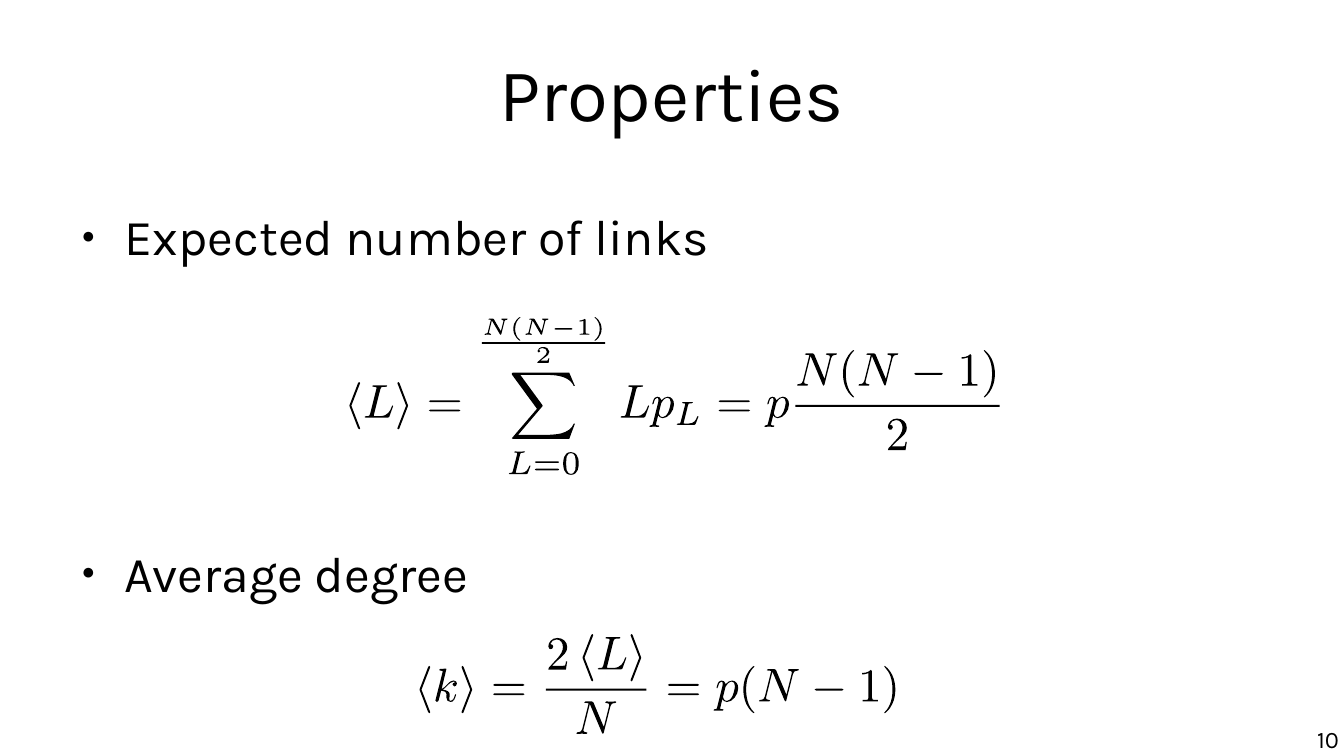
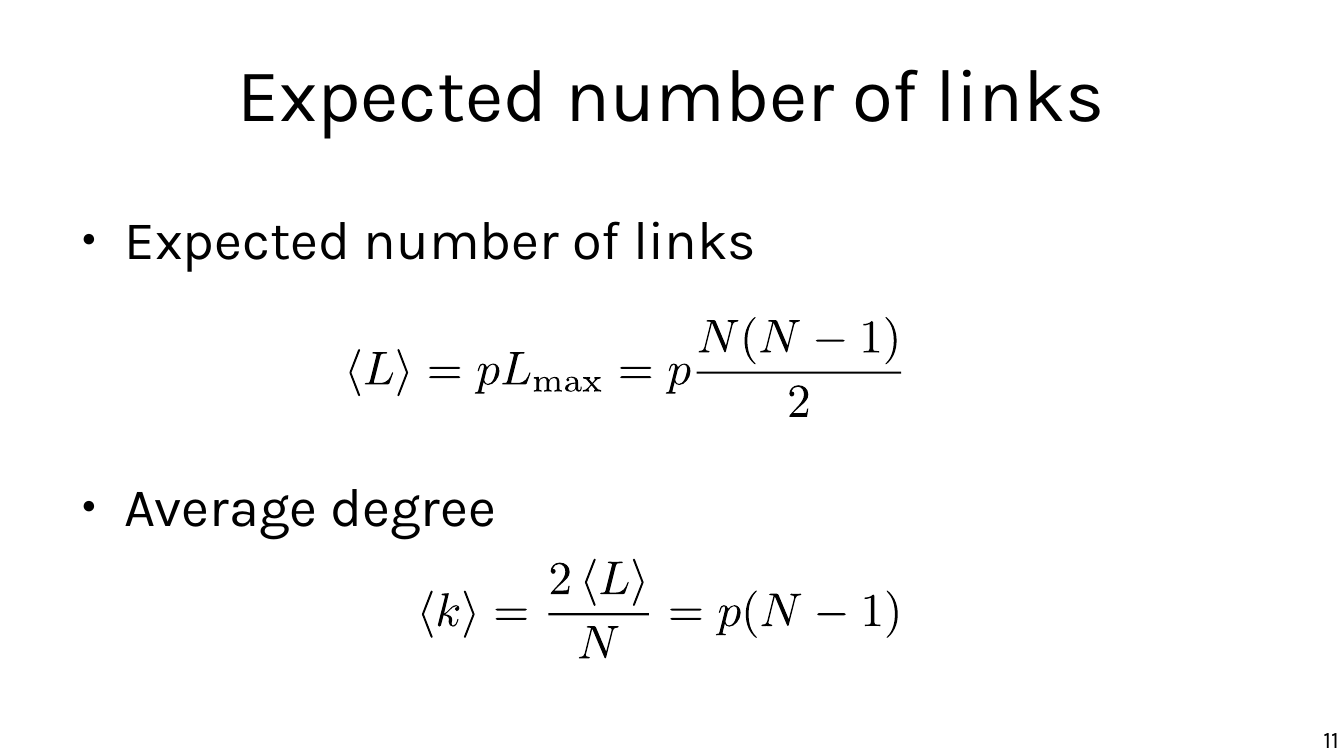
Before and after one commit to chatox/networks-science-course, a slide deck: slide 11 of theory/tt03_random_networks.odp (slide 10 before the commit). Drawn at 1344x756 pixels with LibreOffice and Linux fonts; fonts in the diff are those of the drawing. Boxes give left, top, right and bottom in pixels: in the first picture for what was removed or moved away, otherwise in the second. Text is boxed around its words. In the diff, an @@ line names an element or a change of style, - is before the commit and + after.

```diff
--- a/theory/tt03_random_networks.odp
+++ b/theory/tt03_random_networks.odp
@@ title at (x1=237, y1=69, x2=1105, y2=139): text changed @@
-Properties
+Expected number of links
@@ text "Expected number of links" at (x1=125, y1=221, x2=756, y2=540): size 29.6 to 32 pt @@
@@ freeform shape moved from (x1=859, y1=354, x2=899, y2=387) to (x1=699, y1=321, x2=739, y2=354) @@
@@ freeform shape moved from (x1=984, y1=350, x2=995, y2=398) to (x1=745, y1=317, x2=756, y2=365) @@
@@ freeform shape moved from (x1=798, y1=354, x2=838, y2=387) to (x1=760, y1=321, x2=800, y2=354) @@
@@ 4 freeform shapes moved together from (x1=718, y1=354, x2=1000, y2=411) to (x1=620, y1=321, x2=901, y2=378) @@
@@ freeform shape moved from (x1=843, y1=350, x2=854, y2=398) to (x1=885, y1=317, x2=896, y2=365) @@
@@ freeform shape moved from (x1=621, y1=385, x2=649, y2=418) to (x1=502, y1=352, x2=531, y2=385) @@
@@ 4 freeform shapes moved together from (x1=350, y1=382, x2=461, y2=429) to (x1=350, y1=349, x2=461, y2=396) @@
@@ freeform shape resized from (x1=484, y1=318, x2=507, y2=334) to (x1=474, y1=363, x2=499, y2=394) @@
@@ freeform shape resized from (x1=526, y1=318, x2=549, y2=334) to (x1=534, y1=377, x2=562, y2=391) @@
@@ freeform shape resized from (x1=538, y1=348, x2=550, y2=363) to (x1=565, y1=377, x2=582, y2=391) @@
@@ freeform shape resized from (x1=579, y1=320, x2=589, y2=335) to (x1=583, y1=377, x2=601, y2=391) @@
@@ freeform shape moved from (x1=649, y1=396, x2=673, y2=427) to (x1=666, y1=363, x2=690, y2=394) @@
@@ freeform shape resized from (x1=765, y1=396, x2=789, y2=427) to (x1=789, y1=385, x2=809, y2=417) @@
@@ group removed at (x1=482, y1=317, x2=907, y2=476): 10 freeform shapes @@
@@ freeform shape resized from (x1=577, y1=701, x2=617, y2=734) to (x1=600, y1=562, x2=628, y2=595) @@
@@ 6 freeform shapes moved together from (x1=435, y1=666, x2=895, y2=713) to (x1=438, y1=590, x2=898, y2=638) @@
@@ 10 freeform shapes moved together from (x1=415, y1=634, x2=900, y2=734) to (x1=417, y1=559, x2=903, y2=659) @@
@@ freeform shape resized from (x1=598, y1=637, x2=626, y2=670) to (x1=579, y1=626, x2=620, y2=659) @@
@@ page number at (x1=1323, y1=733, x2=1339, y2=748): text changed @@
-10
+11
```
Also in this commit, not shown: 14 other slides changed, 1 slide added, 4 other files.
